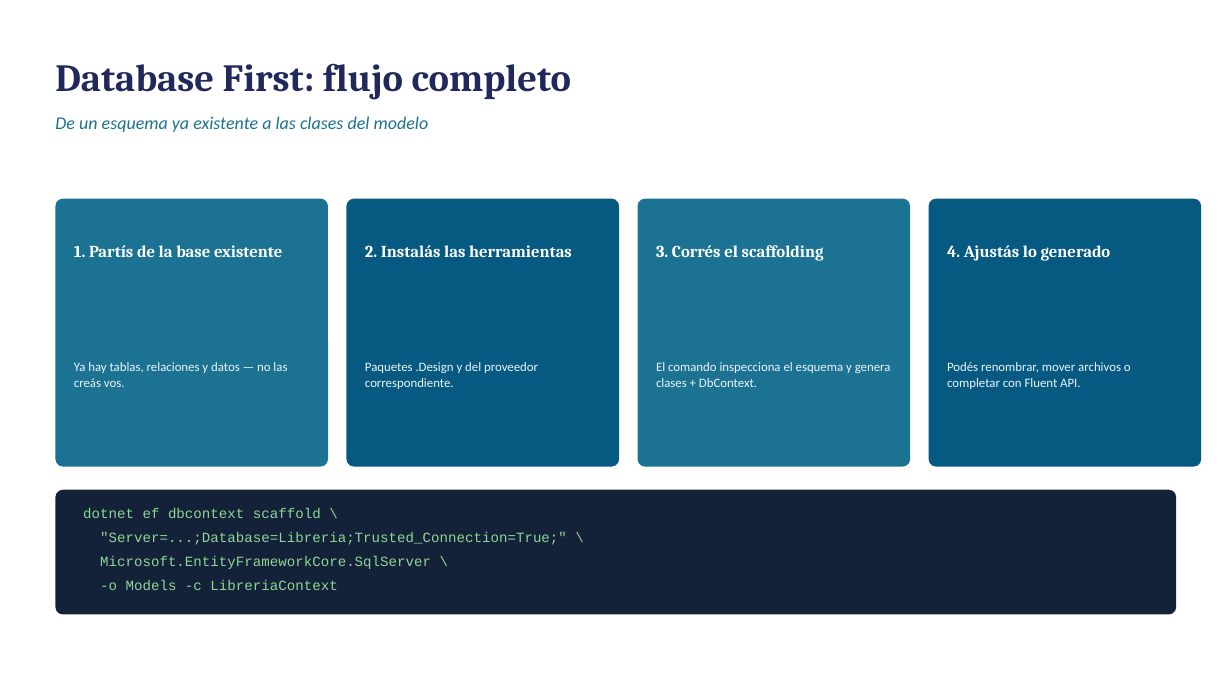
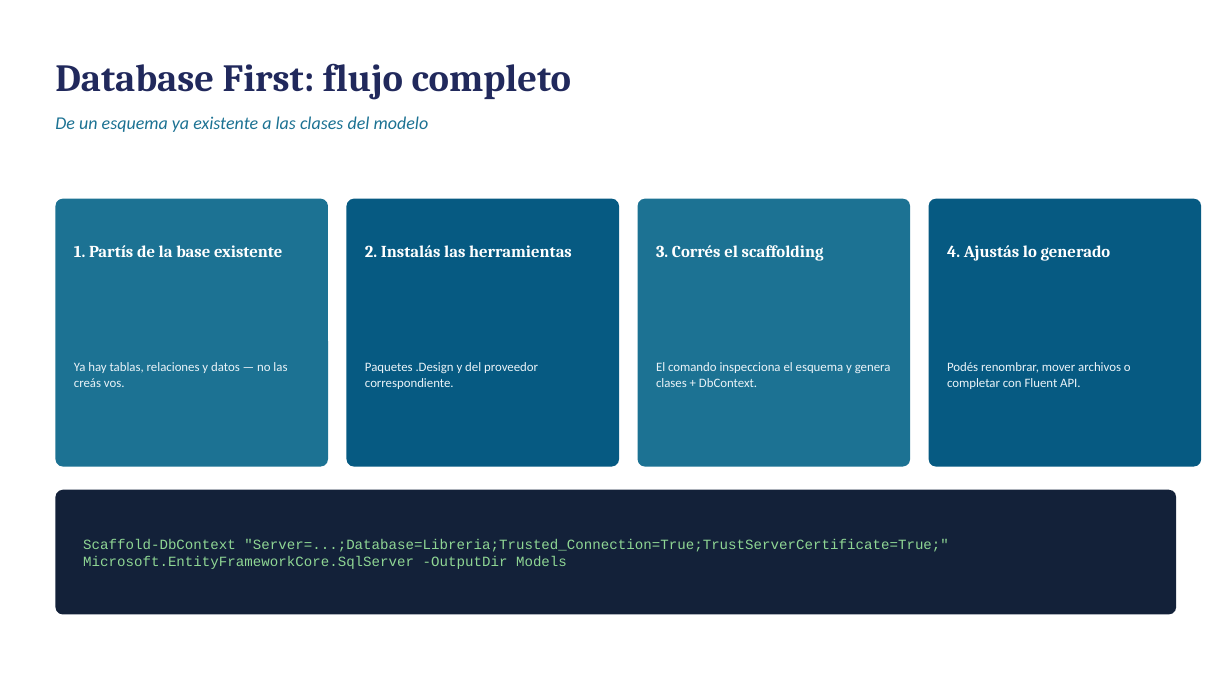
Before and after one commit to maximedina/UTN_ProgramacionIV, a slide deck: slide 11 of 2. ORM/EF_Core.pptx. Drawn at 1232x693 pixels with LibreOffice and Linux fonts; fonts in the diff are those of the drawing. Boxes give left, top, right and bottom in pixels: in the first picture for what was removed or moved away, otherwise in the second. Text is boxed around its words. In the diff, an @@ line names an element or a change of style, - is before the commit and + after.

```diff
--- a/2. ORM/EF_Core.pptx
+++ b/2. ORM/EF_Core.pptx
@@ text removed at (x1=83, y1=508, x2=321, y2=518) @@
-dotnet ef dbcontext scaffold \
@@ text at (x1=83, y1=539, x2=949, y2=569): text changed @@
-"Server=...;Database=Libreria;Trusted_Connection=True;" \
+Scaffold-DbContext "Server=...;Database=Libreria;Trusted_Connection=True;TrustServerCertificate=True;" Microsoft.EntityFrameworkCore.SqlServer -OutputDir Models
@@ text removed at (x1=100, y1=556, x2=431, y2=569) @@
-Microsoft.EntityFrameworkCore.SqlServer \
@@ text removed at (x1=100, y1=580, x2=337, y2=590) @@
--o Models -c LibreriaContext
```
Also in this commit, not shown: 2 other slides changed, 9 other files.
